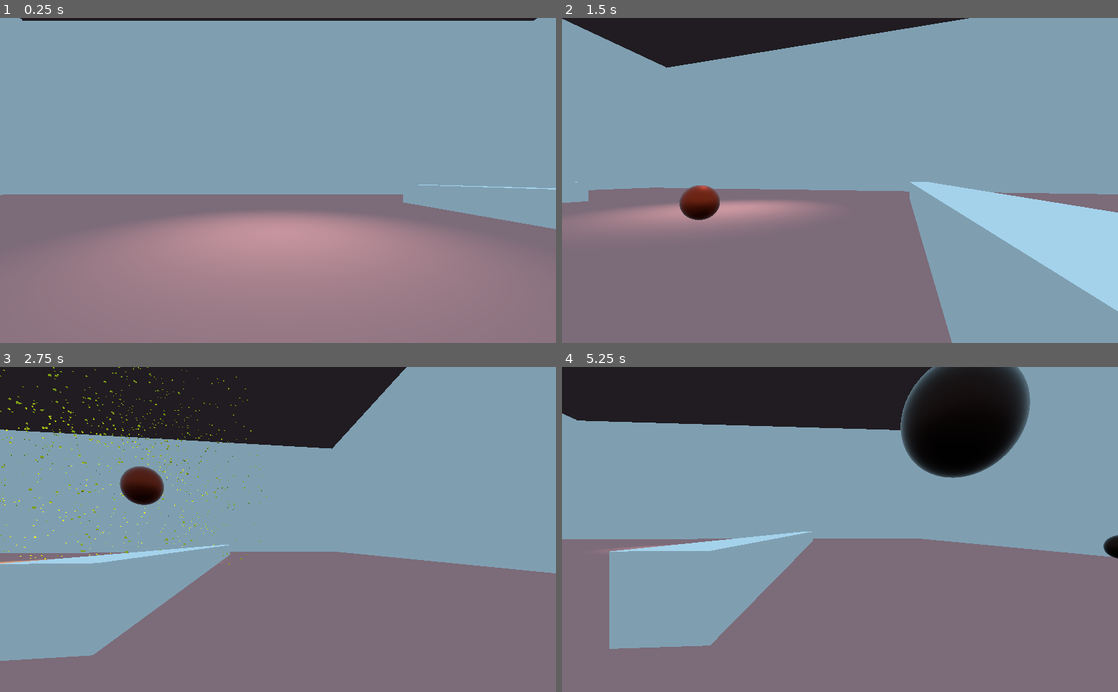
Above: before the commit, frames 1-4 (two rows, left to right).
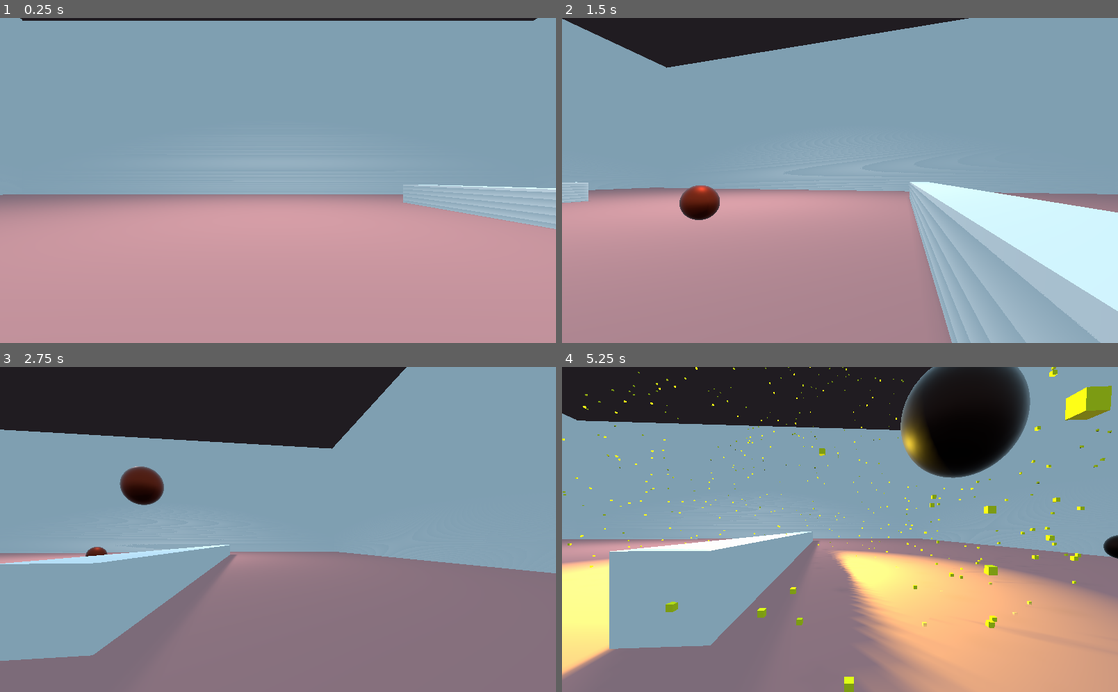
Above: after the commit, the same moments.

Repository: gargamal/bomber-land
Game: Godot game, scene res://MainScene/MainScene.tscn
Same seed, same stepped clock (60 frames per second), same inputs: the game is played once before the commit and once after it.
Inputs (mouse positions are in pixels of both pictures, inside the frame that each line leads up to):
- Up to frame 1 (0.25 s): no input
- Up to frame 2 (1.5 s): tap Enter at 0.5 s; move the mouse to (867, 180) at 0.52 s; hold D (move_right) 0.53-1.28 s; click (867, 180) at 0.6 s; move the mouse to (812, 180) at 1.27 s; hold S (move_backward) from 1.28 s (still down); tap Z (move_foward) at 1.35 s
- Up to frame 3 (2.75 s): move the mouse to (289, 523) at 2.02 s; release S (move_backward) at 2.03 s; hold D (move_right) from 2.03 s (still down); click (289, 523) at 2.1 s
- Up to frame 4 (5.25 s): move the mouse to (834, 536) at 2.77 s; tap Z (move_foward) at 2.85, 4.35 s; move the mouse to (878, 532) at 3.52 s; release D (move_right) at 3.53 s; hold Q (move_left) 3.53-5.03 s; click (878, 532) at 3.6 s; move the mouse to (795, 526) at 4.27 s; move the mouse to (845, 529) at 5.02 s; hold S (move_backward) from 5.03 s (still down); click (845, 529) at 5.1 s

The runs differ from the first frame. In frame 1, 42% of the frame differs, in the area x 0-100%, y 48-100%; in frame 2, 42%; in frame 3, 2.3%; in frame 4, 25%.

Commit message:
Gestion de la bombe et interaction avec une autre bombe

Diff:
--- a/Bomb/Bomb.gd
+++ b/Bomb/Bomb.gd
@@ -3,7 +3,7 @@
 onready var _fragment = preload("res://Bomb/Fragment.tscn")
 
 var velocity := Vector3.ZERO
-export (float) var lapstime = 1.0
+export (float) var lapstime = 1.5
 
 const GRAVITY := -9.8 * 5
 
@@ -16,7 +16,8 @@
 var speed_horizontal = 0.0
 
 
-var touch = false
+var touchBomb = false
+var firing = false
 
 func _ready():
 	add_to_group("bomb")
@@ -24,12 +25,12 @@
 
 func _physics_process(delta):
 
-	if is_on_floor() and not touch:
+	if is_on_floor() and not touchBomb:
 		velocity = Vector3.ZERO
 	else :
 		velocity.y += GRAVITY * delta
 		velocity = move_and_slide(velocity, Vector3.UP)
-		touch = false
+		touchBomb = false
 
 
 func start(position : Transform, direction : Transform, pSpeed_vertical : float, pSpeed_horizontal : float):
@@ -45,7 +46,7 @@
 
 
 func createAllInstanceFragement():
-	var multiplier = 10.0
+	var multiplier = 5.0
 	for i in range(-multiplier, multiplier, 1):
 		var angle1 = PI * i / multiplier
 		for j in range(-multiplier, multiplier, 1):
@@ -62,13 +63,16 @@
 
 
 func fire():
-	for i in range(0, fragments.size()):
-		fragments[i].fire()
-	$Particles.emitting = true
-	$MeshInstance.visible = false
-	$AnimationPlayer.play("light")
-	yield($AnimationPlayer, "animation_finished")
-	queue_free()
+	if not firing:
+		firing = true
+		for i in range(0, fragments.size()):
+			if fragments[i] != null:
+				fragments[i].fire()
+		$Particles.emitting = true
+		$MeshInstance.visible = false
+		$AnimationPlayer.play("light")
+		yield($AnimationPlayer, "animation_finished")
+		queue_free()
 
 
 func createInstanceFragement(coord: Vector3):
@@ -80,6 +84,6 @@
 
 func _on_Area_body_entered(body):
 	if body.is_in_group("player"):
-		touch = true
+		touchBomb = true
 		velocity = speed_vertical * 4.0 * -transform.basis.z
 		velocity.y = speed_horizontal
--- a/Bomb/Bomb.tscn
+++ b/Bomb/Bomb.tscn
@@ -101,6 +101,8 @@
 [sub_resource type="BoxShape" id=9]
 
 [node name="Bomb" type="KinematicBody"]
+collision_layer = 4
+collision_mask = 31
 script = ExtResource( 1 )
 
 [node name="MeshInstance" type="MeshInstance" parent="."]
--- a/Bomb/Fragment.gd
+++ b/Bomb/Fragment.gd
@@ -33,3 +33,6 @@
 		queue_free()
 	elif body.is_in_group("block"):
 		queue_free()
+	elif body.is_in_group("bomb"):
+		body.fire()
+		queue_free()
--- a/Bomb/Fragment.tscn
+++ b/Bomb/Fragment.tscn
@@ -19,7 +19,7 @@
 [node name="Fragment" type="KinematicBody"]
 transform = Transform( 0.2, 0, 0, 0, 0.2, 0, 0, 0, 0.2, 0, 0, 0 )
 visible = false
-collision_layer = 8
+collision_layer = 2147483656
 collision_mask = 22
 script = ExtResource( 1 )
 
@@ -38,7 +38,7 @@
 [node name="Area" type="Area" parent="."]
 transform = Transform( 3, 0, 0, 0, 3, 0, 0, 0, 3, 0, 0, 0 )
 collision_layer = 8
-collision_mask = 18
+collision_mask = 22
 
 [node name="ColWithEnv" type="CollisionShape" parent="Area"]
 shape = SubResource( 4 )
--- a/MainScene/MainScene.tscn
+++ b/MainScene/MainScene.tscn
@@ -13,9 +13,10 @@
 [node name="Room" parent="." instance=ExtResource( 3 )]
 
 [node name="SpotLight" type="SpotLight" parent="."]
-transform = Transform( 1, 0, 0, 0, -1.62921e-07, 1, 0, -1, -1.62921e-07, 0, 10, -10 )
+transform = Transform( 1, 0, 0, 0, -1.62921e-07, 1, 0, -1, -1.62921e-07, 0, 23.6232, -10 )
 shadow_enabled = true
-spot_range = 21.5811
+spot_range = 70.1118
+spot_angle = 70.4456
 
 [node name="Block" type="Spatial" parent="."]
 
--- a/Player/Player.gd
+++ b/Player/Player.gd
@@ -17,7 +17,7 @@
 export(float) var speed_lauch := 5.0
 export(float) var speed_shoot := 10.0
 export(float) var speed_fly := 20.0
-export(float) var lapstime := 1.0
+export(float) var lapstime := 0.5
 
 var launch_bomb = true
 
